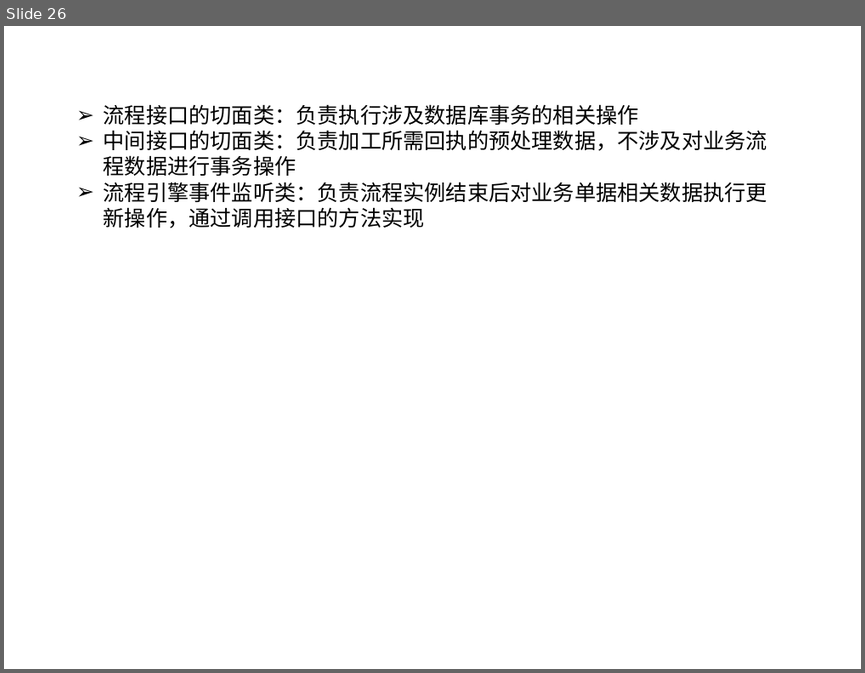
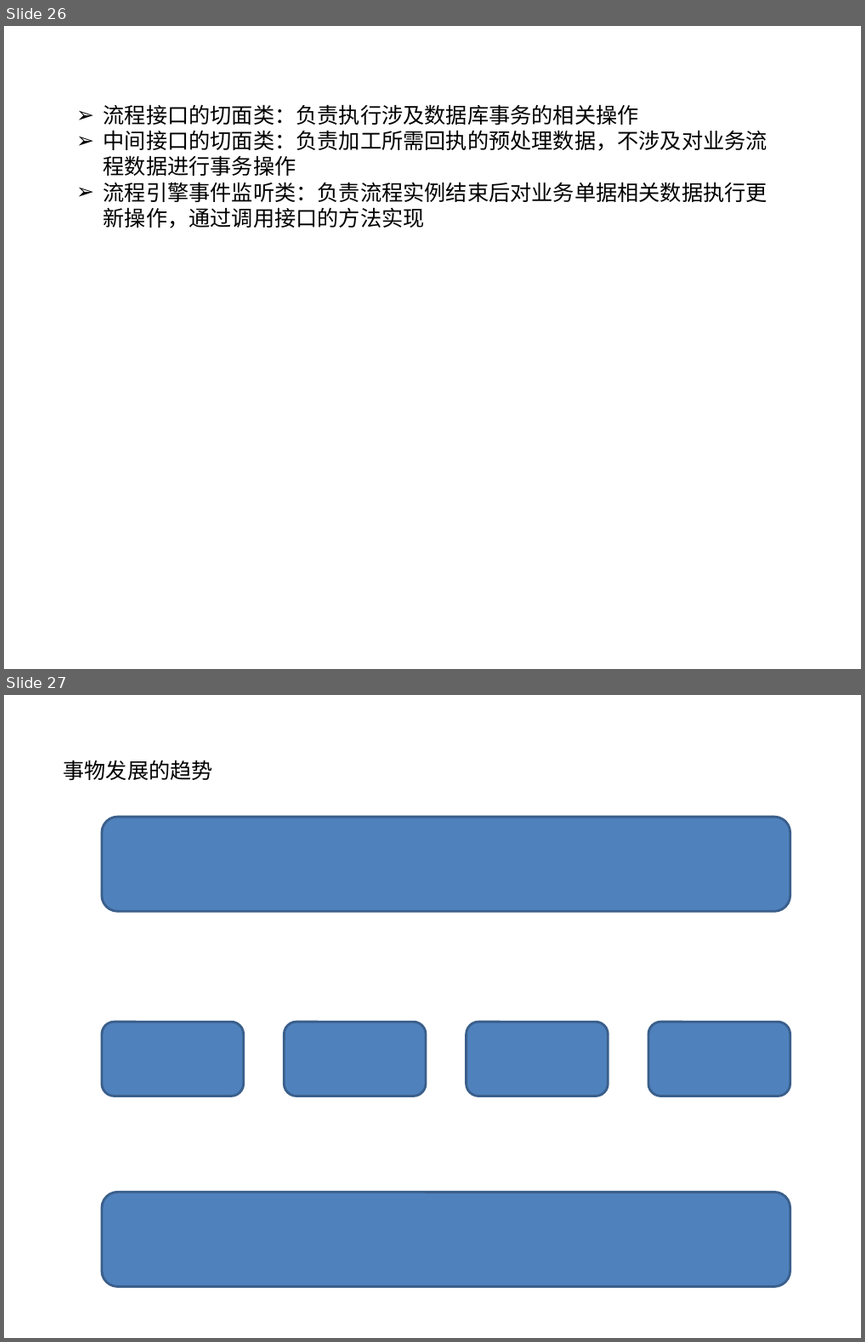
Before and after one commit to songzxDev/helloworld, a slide deck: WebContent/docs/BPM前期项目准备_20171026.pptx. Shown one above the other, each under a label of ours: slide 26 before the commit, slides 26 and 27 after it. The pictures are 865x673 and 865x1342 pixels, drawn with LibreOffice and Linux fonts; fonts in the diff are those of the drawing. Boxes give left, top, right and bottom in pixels: in the first picture for what was removed or moved away, otherwise in the second. Text is boxed around its words. In the diff, an @@ line names an element or a change of style, - is before the commit and + after.

```diff
--- a/WebContent/docs/BPM前期项目准备_20171026.pptx
+++ b/WebContent/docs/BPM前期项目准备_20171026.pptx
@@ slide 27 added at (4, 695, 861, 1338), background #FFFFFF @@
@@ text added at (63, 760, 212, 780), 18 pt, text #000000 @@
+事物发展的趋势
@@ rounded rectangle added at (102, 817, 789, 911), fill #4F81BD, outline #3A5F8C 2 pt @@
@@ rounded rectangle added at (102, 1021, 243, 1096), fill #4F81BD, outline #3A5F8C 2 pt @@
@@ rounded rectangle added at (284, 1021, 426, 1096), fill #4F81BD, outline #3A5F8C 2 pt @@
@@ rounded rectangle added at (466, 1021, 608, 1096), fill #4F81BD, outline #3A5F8C 2 pt @@
@@ rounded rectangle added at (648, 1021, 789, 1096), fill #4F81BD, outline #3A5F8C 2 pt @@
@@ rounded rectangle added at (102, 1192, 789, 1287), fill #4F81BD, outline #3A5F8C 2 pt @@
```
Also in this commit, not shown: 3 other slides added, 1 other file.
